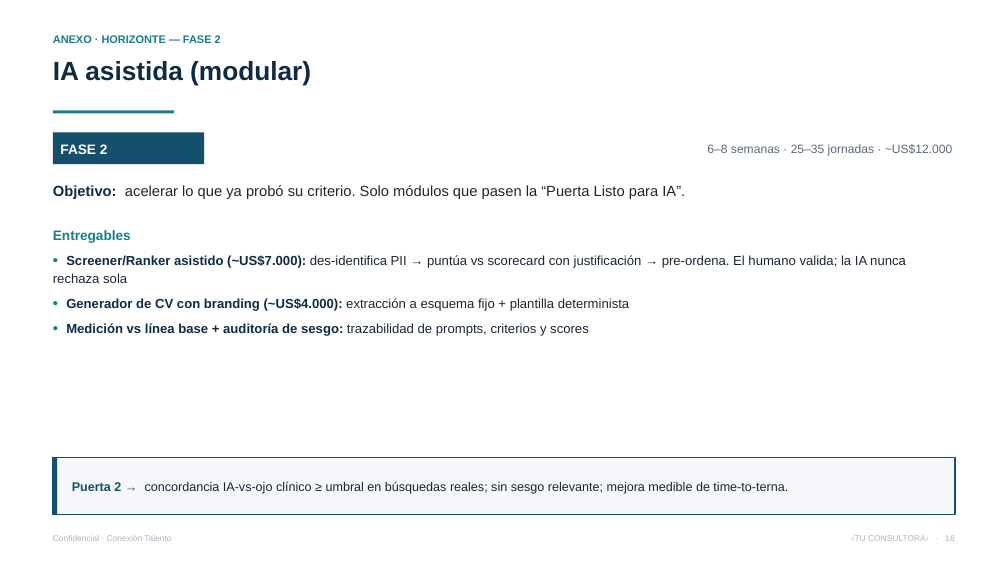
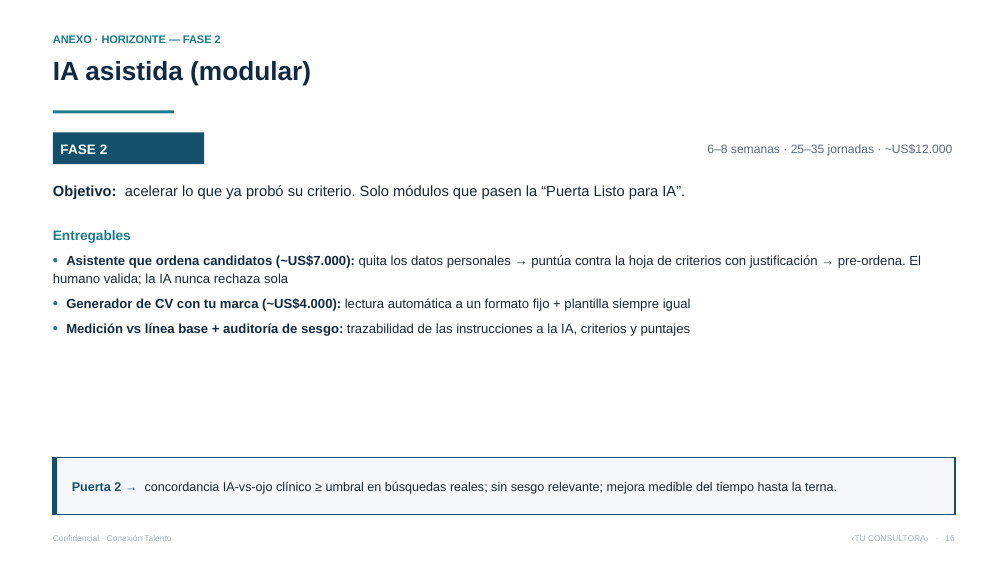
Before and after one commit to vverlaine/conexion-talento-ia, a slide deck: slide 16 of 04-propuesta/Presentacion-Conexion-Talento.pptx. Drawn at 1008x567 pixels with LibreOffice and Linux fonts; fonts in the diff are those of the drawing. Boxes give left, top, right and bottom in pixels: in the first picture for what was removed or moved away, otherwise in the second. Text is boxed around its words. In the diff, an @@ line names an element or a change of style, - is before the commit and + after.

```diff
--- a/04-propuesta/Presentacion-Conexion-Talento.pptx
+++ b/04-propuesta/Presentacion-Conexion-Talento.pptx
@@ text at [53, 255, 921, 336]: text changed @@
-• Screener/Ranker asistido (~US$7.000): des-identifica PII → puntúa vs scorecard con justificación → pre-ordena. El humano valida; la IA nunca rechaza sola
-• Generador de CV con branding (~US$4.000): extracción a esquema fijo + plantilla determinista
-• Medición vs línea base + auditoría de sesgo: trazabilidad de prompts, criterios y scores
+• Asistente que ordena candidatos (~US$7.000): quita los datos personales → puntúa contra la hoja de criterios con justificación → pre-ordena. El humano valida; la IA nunca rechaza sola
+• Generador de CV con tu marca (~US$4.000): lectura automática a un formato fijo + plantilla siempre igual
+• Medición vs línea base + auditoría de sesgo: trazabilidad de las instrucciones a la IA, criterios y puntajes
@@ text at [72, 481, 837, 494]: text changed @@
-Puerta 2 → concordancia IA-vs-ojo clínico ≥ umbral en búsquedas reales; sin sesgo relevante; mejora medible de time-to-terna.
+Puerta 2 → concordancia IA-vs-ojo clínico ≥ umbral en búsquedas reales; sin sesgo relevante; mejora medible del tiempo hasta la terna.
```
Also in this commit, not shown: 13 other slides changed, 19 other files.
